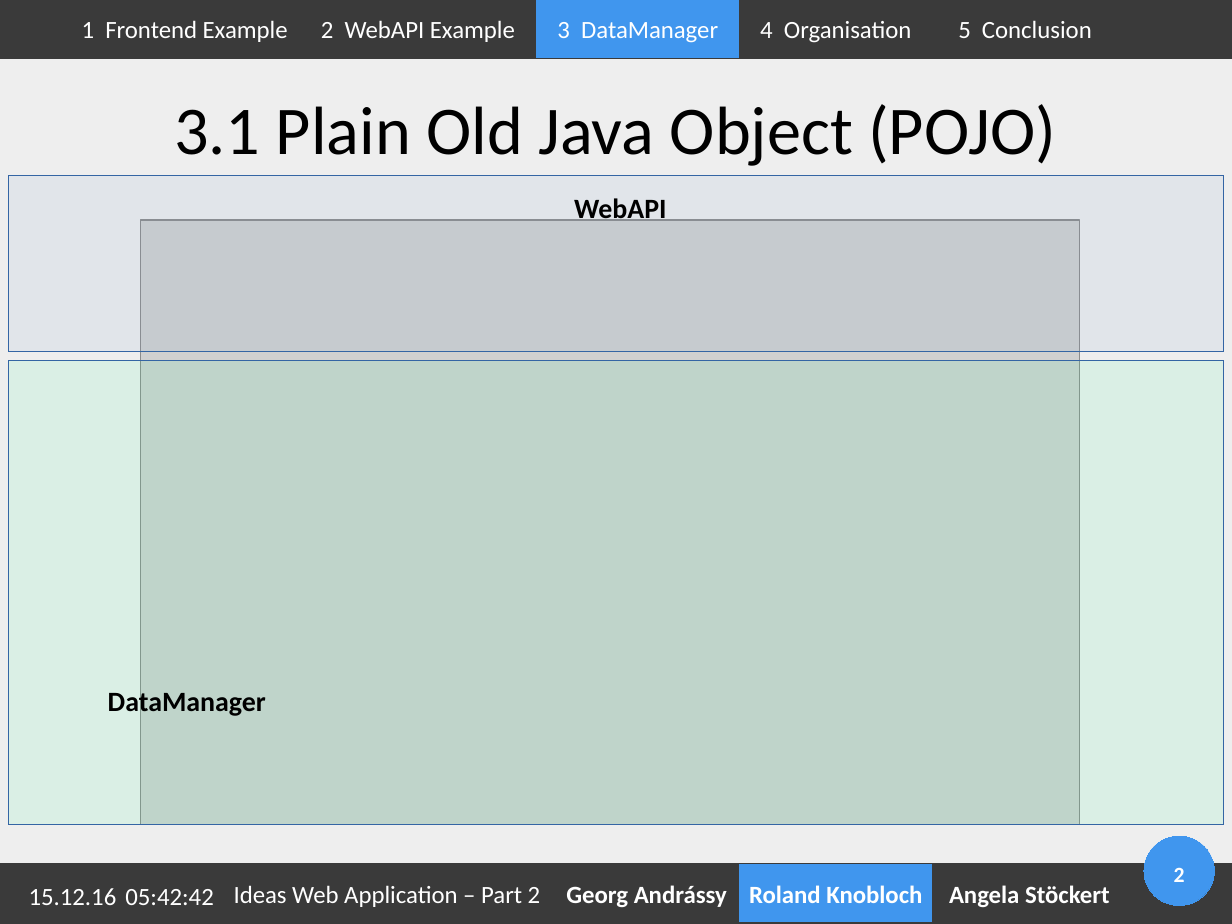
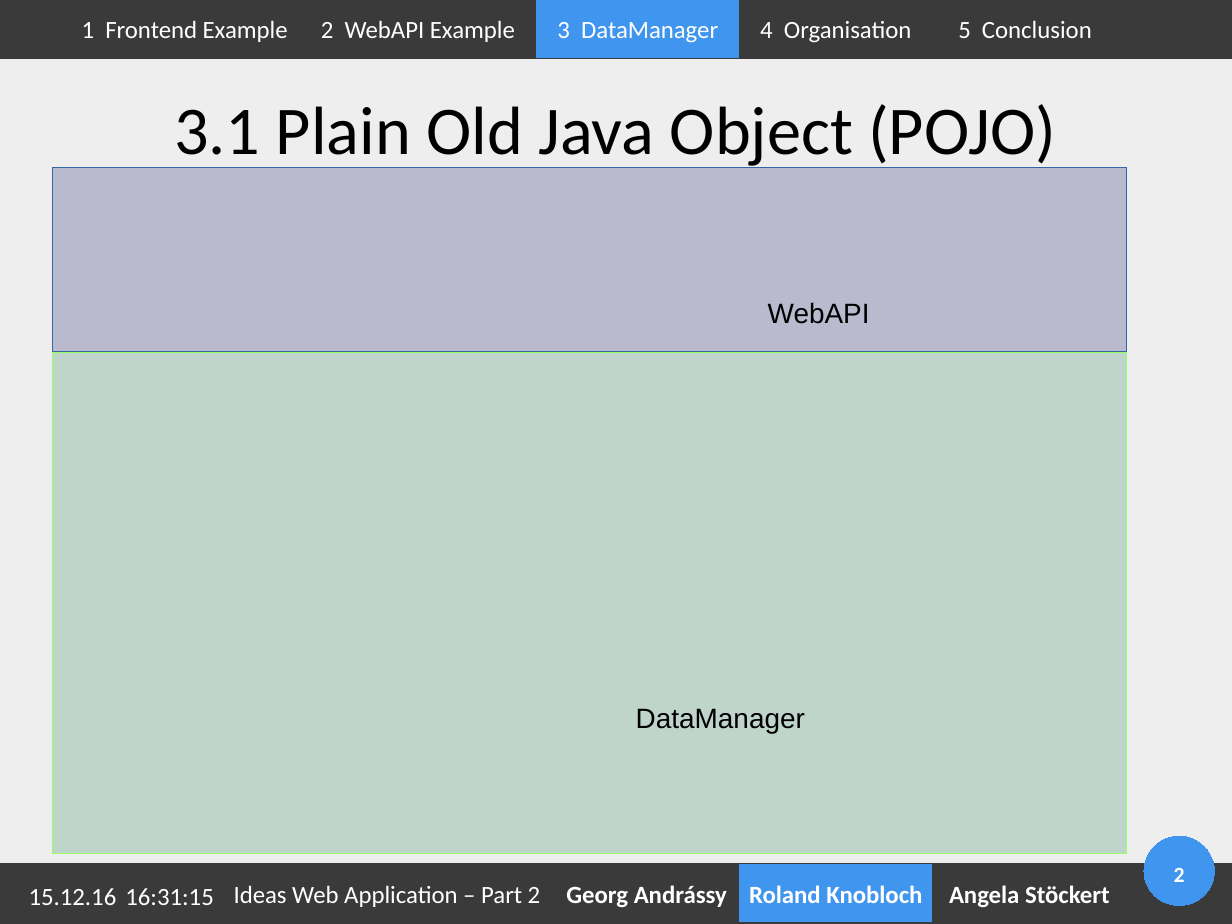
Before and after one commit to Geopras/IdeaWatcher, a slide deck: slide 2 of presentation/cs14rk1/cs14rk1.odp. Drawn at 1232x924 pixels with LibreOffice and Linux fonts; fonts in the diff are those of the drawing; grey boxes stand for pictures; background and template pictures are left out. Boxes give left, top, right and bottom in pixels: in the first picture for what was removed or moved away, otherwise in the second. Text is boxed around its words. In the diff, an @@ line names an element or a change of style, - is before the commit and + after.

```diff
--- a/presentation/cs14rk1/cs14rk1.odp
+++ b/presentation/cs14rk1/cs14rk1.odp
@@ picture: place and size @@
-picture at (141,220,1080,825)
+picture at (53,168,1127,854)
@@ rectangle: place and size @@
-rectangle at (9,176,1224,351)
+rectangle at (53,168,1127,352)
@@ rectangle at (53,168,1127,352): fill #729FCF at 10% opacity to #0000CC at 10% opacity @@
@@ text "WebAPI": place and size @@
-text "WebAPI" at (574,198,667,221)
+text "WebAPI" at (768,302,870,324)
@@ text "WebAPI" at (768,302,870,324): font Calibri to Arial, bold off @@
@@ rectangle: place and size @@
-rectangle at (9,361,1224,825)
+rectangle at (53,352,1127,854)
@@ rectangle at (53,352,1127,854): outline #3465A4 0 pt to #99FF66 0 pt @@
@@ text "DataManager" at (636,708,805,733): font Calibri to Arial, bold off @@
@@ text "DataManager": place and size @@
-text "DataManager" at (108,687,266,717)
+text "DataManager" at (636,708,805,733)
@@ text at (125,888,213,905): text changed @@
-05:42:42
+16:31:15
```
Also in this commit, not shown: 2 other slides changed, 2 slides added, 3 other files.
